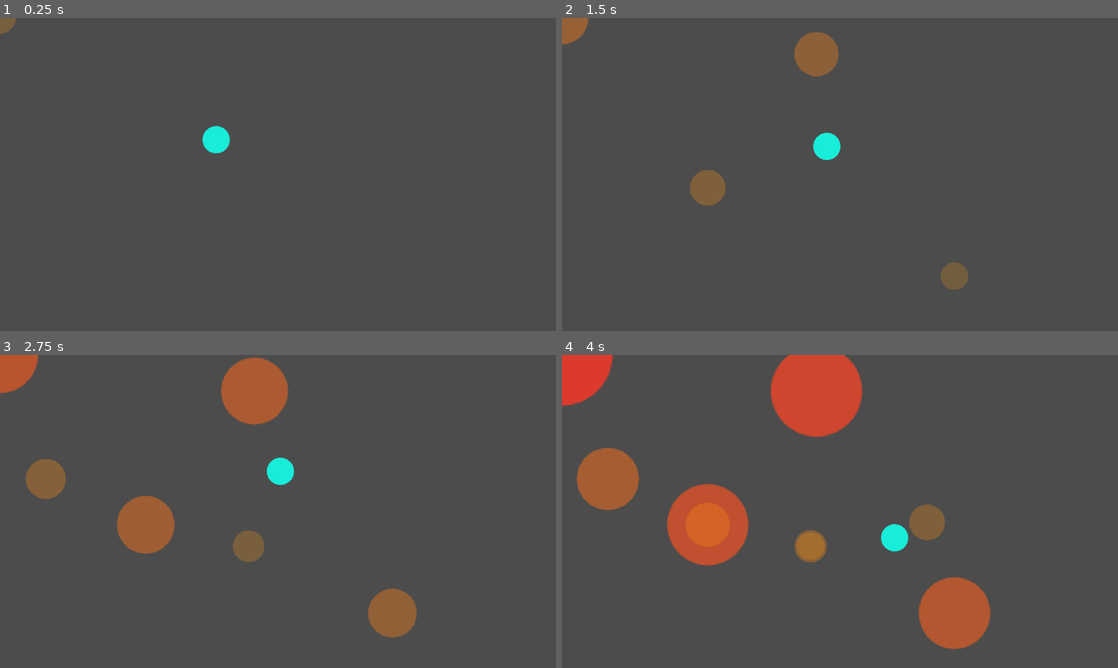
Above: before the commit, frames 1-4 (two rows, left to right).
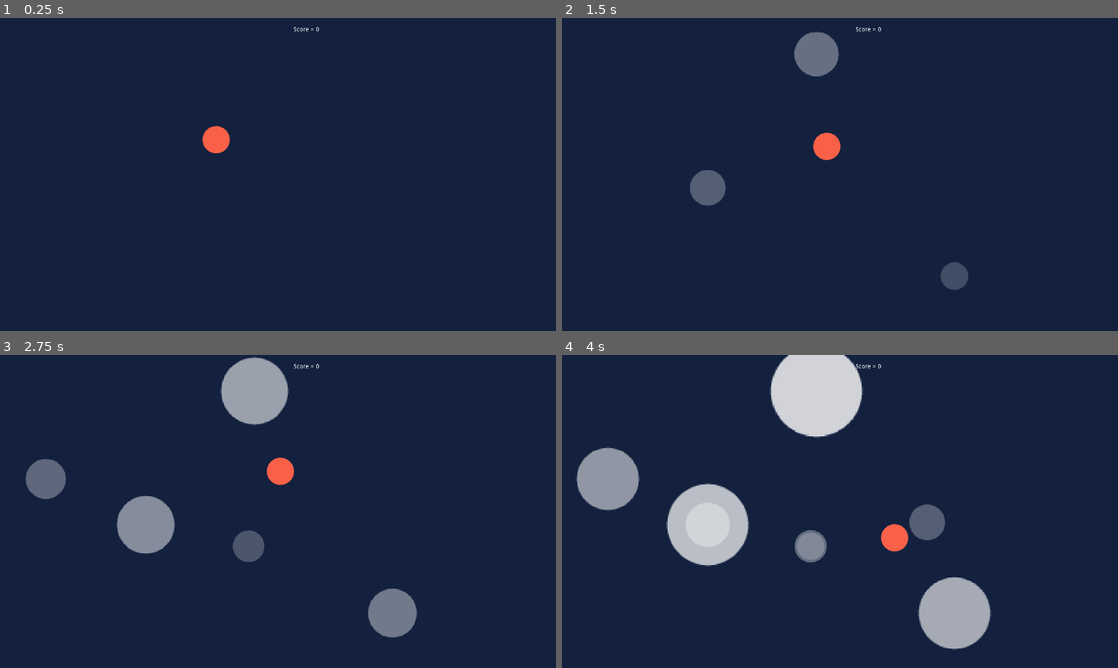
Above: after the commit, the same moments.

Repository: buildingonfire/bloodstream
Game: Godot game, scene res://scenes/World.tscn
Two runs of this game, one before a commit and one after it. Both use one fixed random seed, a clock stepped at 60 frames per second and the inputs below.
Inputs (mouse positions are in pixels of both pictures, inside the frame that each line leads up to):
- Up to frame 1 (0.25 s): no input
- Up to frame 2 (1.5 s): move the mouse to (962, 158) at 0.52 s; move the mouse to (728, 190) at 1.27 s
- Up to frame 3 (2.75 s): move the mouse to (333, 442) at 2.02 s
- Up to frame 4 (4 s): move the mouse to (812, 574) at 2.77 s; move the mouse to (1006, 558) at 3.52 s

The runs differ from the first frame. In frame 1, 100% of the frame differs, in the area x 0-100%, y 0-100%; in frame 2, 100%; in frame 3, 100%; in frame 4, 100%.

Commit message:
changed enemy scene name to enemy

Diff:
--- a/scenes/EnemySpawner.gd
+++ b/scenes/EnemySpawner.gd
@@ -1,6 +1,6 @@
 extends Node2D
 
-const Enemy = preload("res://scenes/growth_body.tscn")
+const Enemy = preload("res://scenes/enemy.tscn")
 
 onready var spawnPoints = $SpawnPoints
 
--- a/scenes/World.gd
+++ b/scenes/World.gd
@@ -1,6 +1,16 @@
 extends Node
 
-onready var Scoring = $Scoring
+var score : int = 0 setget set_score
+
+onready var scoreLabel = $ScoreLabel
+
+#score logic
+func set_score(value):
+	score = value
+	update_score_label(score)
+
+func update_score_label(score):
+	scoreLabel.text = "Score = " + String(score)
 
 func _ready():
-	pass # Replace with function body.
+	set_score(score)
--- a/scenes/World.tscn
+++ b/scenes/World.tscn
@@ -1,13 +1,21 @@
-[gd_scene load_steps=6 format=2]
+[gd_scene load_steps=4 format=2]
 
-[ext_resource path="res://scenes/growth_body.tscn" type="PackedScene" id=1]
 [ext_resource path="res://scenes/player.tscn" type="PackedScene" id=2]
 [ext_resource path="res://scenes/EnemySpawner.tscn" type="PackedScene" id=3]
-[ext_resource path="res://scenes/Scoring.gd" type="Script" id=4]
 [ext_resource path="res://scenes/World.gd" type="Script" id=5]
 
-[node name="World" type="Node"]
+[node name="World" type="Node" groups=[
+"World",
+]]
 script = ExtResource( 5 )
+
+[node name="BG" type="ColorRect" parent="."]
+margin_right = 1280.0
+margin_bottom = 720.0
+color = Color( 0.0784314, 0.133333, 0.25098, 1 )
+__meta__ = {
+"_edit_use_anchors_": false
+}
 
 [node name="player" parent="." instance=ExtResource( 2 )]
 position = Vector2( 640, 360 )
@@ -15,7 +23,12 @@
 
 [node name="EnemySpawner" parent="." instance=ExtResource( 3 )]
 
-[node name="growth_body" parent="." instance=ExtResource( 1 )]
-
-[node name="Scoring" type="Node" parent="."]
-script = ExtResource( 4 )
+[node name="ScoreLabel" type="Label" parent="."]
+margin_left = 640.0
+margin_top = 20.0
+margin_right = 771.0
+margin_bottom = 76.0
+align = 1
+__meta__ = {
+"_edit_use_anchors_": false
+}
--- a/scenes/growth_body.gd
+++ b/scenes/enemy.gd
@@ -1,6 +1,6 @@
 extends Node2D
 
-signal healed
+signal healed(id)
 signal popped
 
 export(float) var growth_factor = 0
@@ -37,7 +37,6 @@
 			grow(-growth_factor)
 		DEAD:
 			growth_factor = 0
-			print("dead")
 			queue_free()
 
 func grow(amt):
@@ -49,17 +48,29 @@
 	state = SHRINKING
 
 func check_dead():
-	if scale.x < minimum_size:
-		print("healed")
-		state = DEAD
-	elif scale.x > maximum_size :
-		print("popped")
-		state = DEAD
-	else:
-		pass
+	var main = get_tree().current_scene
+	if main.is_in_group("World"):
+		if scale.x < minimum_size:
+			add_to_score()
+			state = DEAD
+		elif scale.x > maximum_size:
+			reduce_score()
+			state = DEAD
+		else:
+			pass
 
 func calculate_instability(current_size):
 		instability = remap_range(current_size, minimum_size, maximum_size, 0, 1)
 
 func remap_range(value, InputA, InputB, OutputA, OutputB):
 	return(value - InputA) / (InputB - InputA) * (OutputB - OutputA) + OutputA
+
+func add_to_score():
+	var main = get_tree().current_scene
+	if main.is_in_group("World"):
+		main.score += 1
+
+func reduce_score():
+	var main = get_tree().current_scene
+	if main.is_in_group("World"):
+		main.score -= 1
--- a/scenes/growth_body.tscn
+++ b/scenes/enemy.tscn
@@ -1,17 +1,17 @@
 [gd_scene load_steps=4 format=2]
 
 [ext_resource path="res://tex/circle_01.png" type="Texture" id=1]
-[ext_resource path="res://scenes/growth_body.gd" type="Script" id=2]
+[ext_resource path="res://scenes/enemy.gd" type="Script" id=2]
 
 [sub_resource type="CircleShape2D" id=1]
 radius = 32.1209
 
-[node name="growth_body" type="Node2D"]
+[node name="enemy" type="Node2D"]
 script = ExtResource( 2 )
 growth_factor = 0.01
 maximum_size = 4.0
-color_a = Color( 0.968627, 0.694118, 0.0470588, 0.0392157 )
-color_b = Color( 0.901961, 0.180392, 0.180392, 1 )
+color_a = Color( 0.980392, 0.980392, 0.980392, 0 )
+color_b = Color( 0.980392, 0.980392, 0.980392, 1 )
 
 [node name="Sprite" type="Sprite" parent="."]
 texture = ExtResource( 1 )
@@ -22,23 +22,6 @@
 [node name="Collision" type="CollisionShape2D" parent="Area2D"]
 shape = SubResource( 1 )
 
-[node name="Label" type="Label" parent="."]
-anchor_left = 0.5
-anchor_top = 0.5
-anchor_right = 0.5
-anchor_bottom = 0.5
-margin_left = -265.2
-margin_top = -242.726
-margin_right = -215.2
-margin_bottom = -192.726
-rect_min_size = Vector2( 50, 50 )
-rect_scale = Vector2( 10, 10 )
-align = 1
-valign = 1
-uppercase = true
-__meta__ = {
-"_edit_use_anchors_": false
-}
-
+[connection signal="healed" from="." to="." method="_on_growth_body_healed"]
 [connection signal="body_entered" from="Area2D" to="." method="_on_Area2D_body_entered"]
 [connection signal="body_exited" from="Area2D" to="." method="_on_Area2D_body_exited"]
--- a/scenes/player.tscn
+++ b/scenes/player.tscn
@@ -11,7 +11,7 @@
 script = ExtResource( 2 )
 
 [node name="Sprite" type="Sprite" parent="."]
-modulate = Color( 0.0980392, 0.933333, 0.854902, 1 )
+modulate = Color( 0.980392, 0.380392, 0.286275, 1 )
 texture = ExtResource( 1 )
 
 [node name="CollisionShape2D" type="CollisionShape2D" parent="."]
